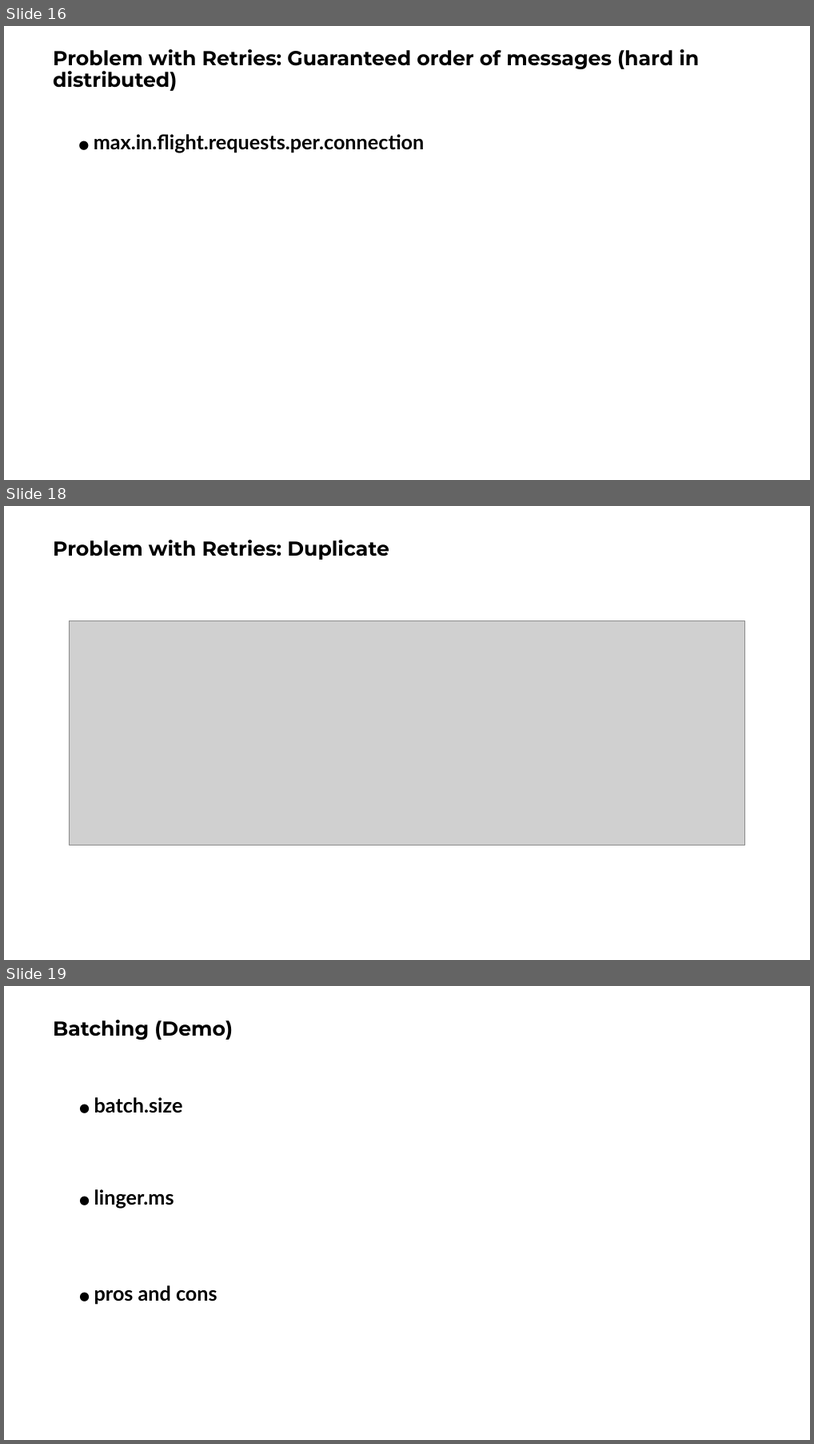
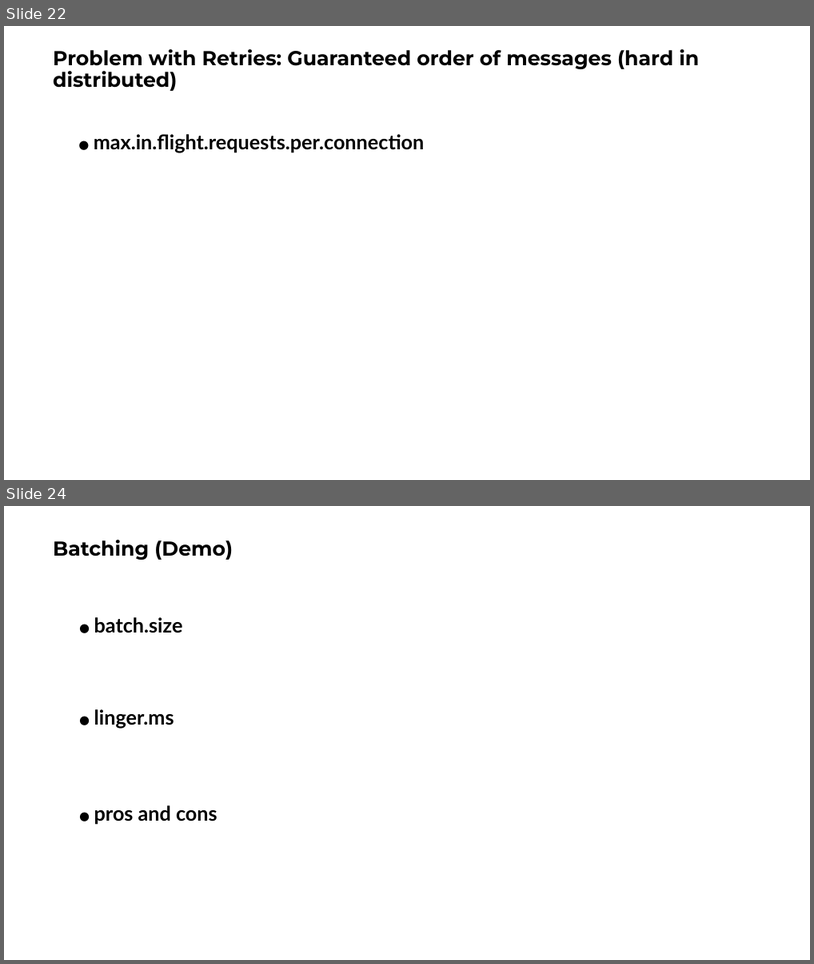
Before and after one commit to ngoctd314/tech-talk, a slide deck: kafka/slide.pptx. Shown one above the other, each under a label of ours: slides 16, 18 and 19 before the commit, slides 22 and 24 after it; the slides between them are not shown. The pictures are 814x1444 and 814x964 pixels, drawn with LibreOffice and Linux fonts; fonts in the diff are those of the drawing; grey boxes stand for pictures. Boxes give left, top, right and bottom in pixels: in the first picture for what was removed or moved away, otherwise in the second. Text is boxed around its words. In the diff, an @@ line names an element or a change of style, - is before the commit and + after.

```diff
--- a/kafka/slide.pptx
+++ b/kafka/slide.pptx
@@ slide 18 removed at [4, 506, 810, 960], background #FFFFFF @@
@@ title removed at [53, 540, 390, 560] @@
-Problem with Retries: Duplicate
@@ picture removed at [70, 620, 745, 844] @@
@@ what was slide 16 is now slide 22 @@
@@ what was slide 19 is now slide 24 @@
```
Also in this commit, not shown: 4 slides changed, 14 slides added, 1 other slide removed, 4 other files.
